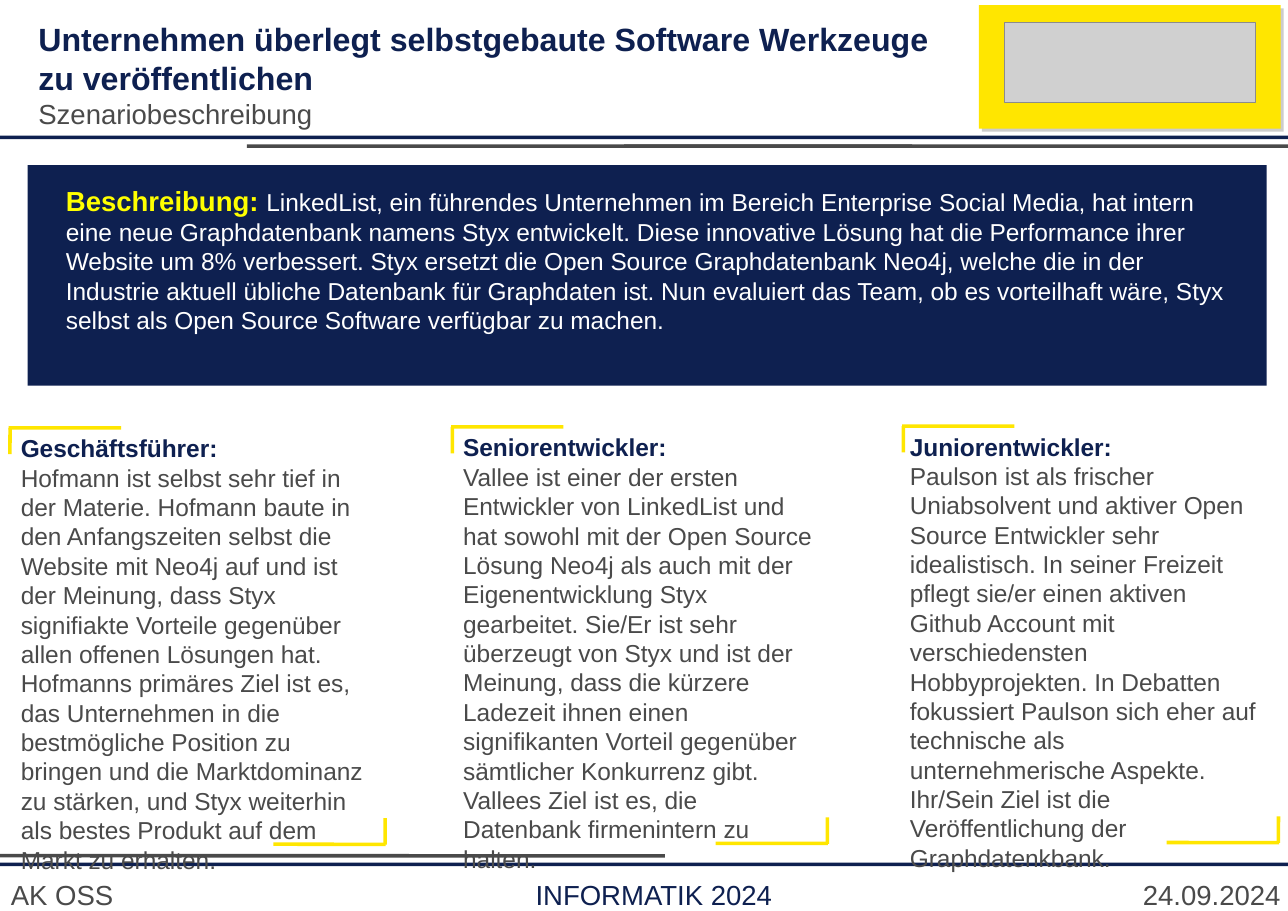
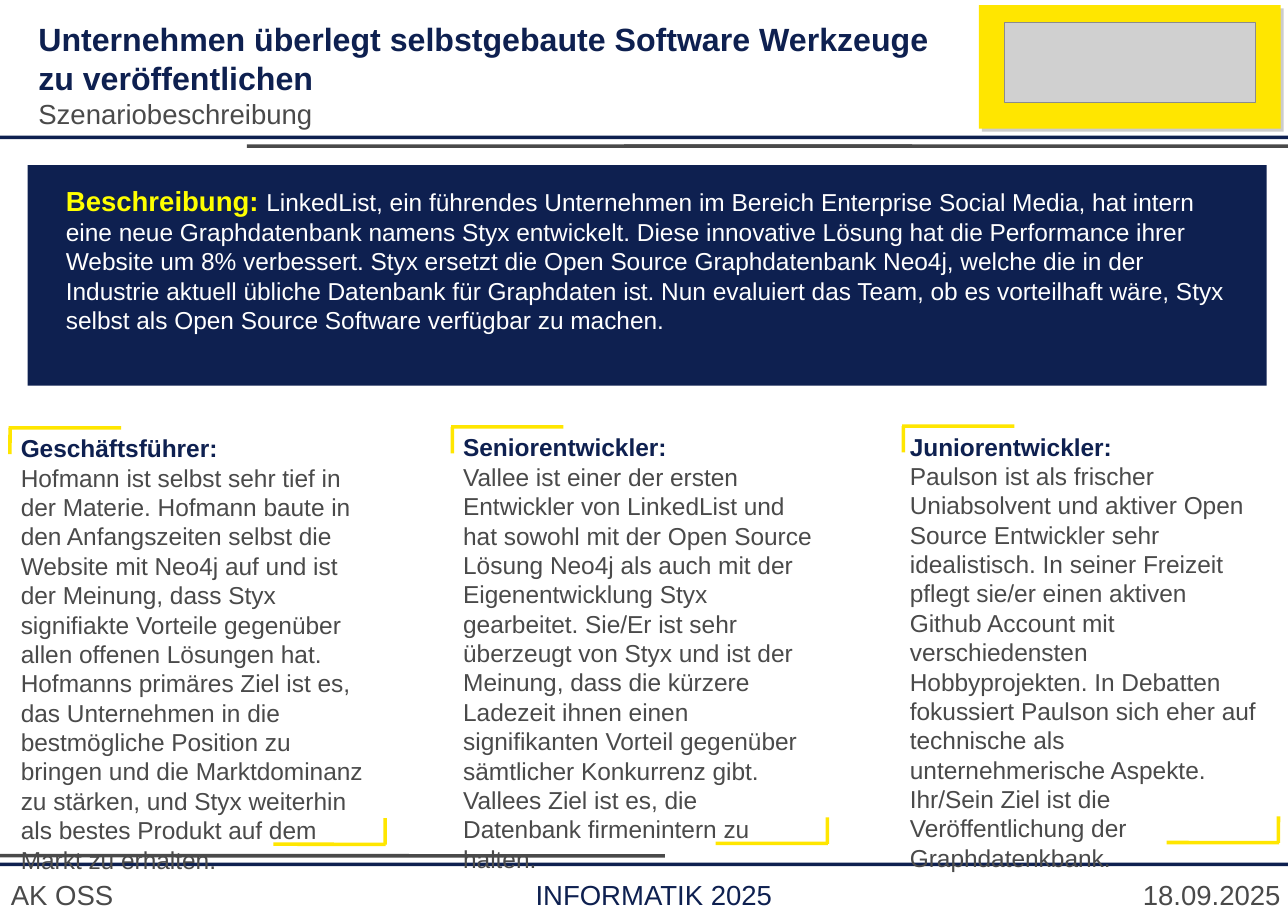
Before and after one commit to lquenti/2025-informatik-workshop, a slide deck: slide 6 of Scenariosheets.odp. Drawn at 1288x911 pixels with LibreOffice and Linux fonts; fonts in the diff are those of the drawing; grey boxes stand for pictures. Boxes give left, top, right and bottom in pixels: in the first picture for what was removed or moved away, otherwise in the second. Text is boxed around its words. In the diff, an @@ line names an element or a change of style, - is before the commit and + after.

```diff
--- a/Scenariosheets.odp
+++ b/Scenariosheets.odp
@@ text at (x1=536, y1=885, x2=772, y2=906): text changed @@
-INFORMATIK 2024
+INFORMATIK 2025
@@ text at (x1=1143, y1=886, x2=1281, y2=906): text changed @@
-24.09.2024
+18.09.2025
```
Also in this commit, not shown: 6 other slides changed, 1 other file.
